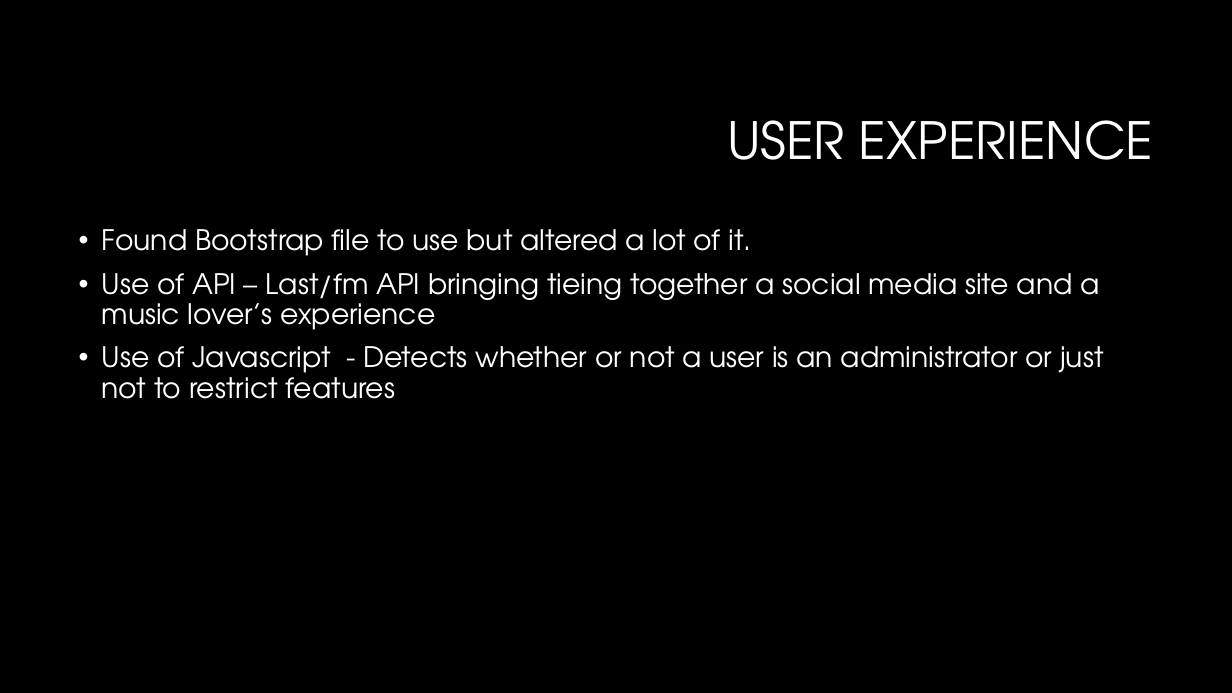
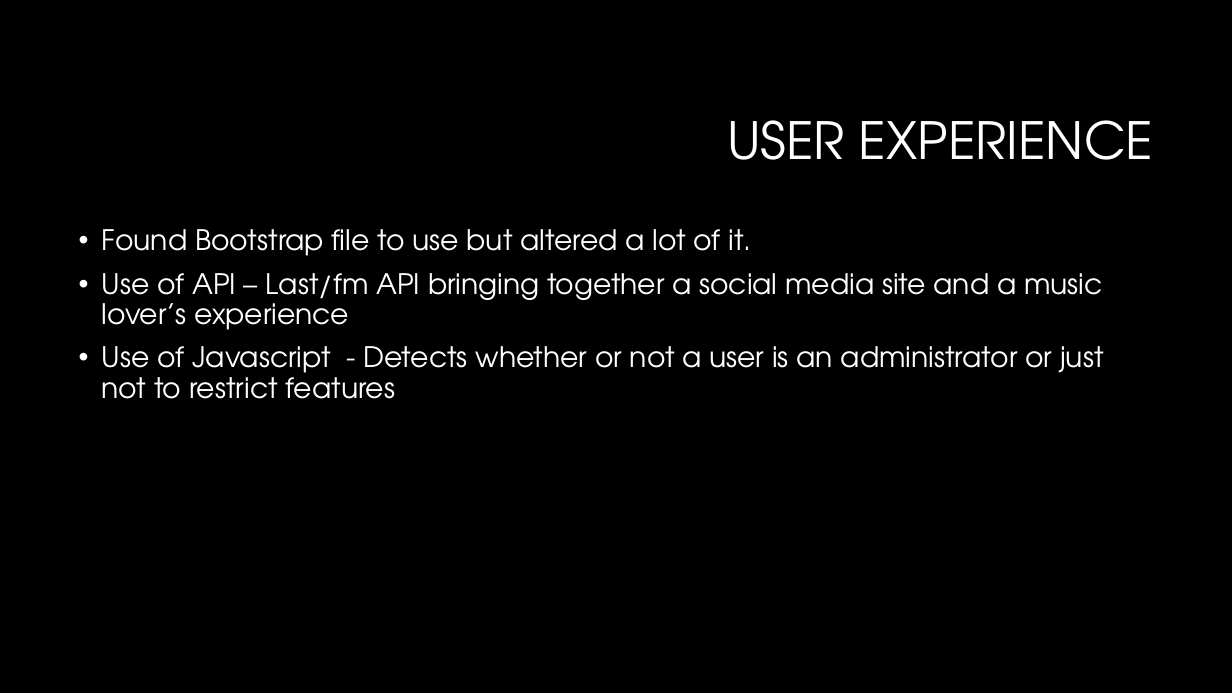
Before and after one commit to Con98/TheSongDb, a slide deck: slide 5 of TheSongDbSite/The Songdb.pptx. Drawn at 1232x693 pixels with LibreOffice and Linux fonts; fonts in the diff are those of the drawing; background and template pictures are left out. Boxes give left, top, right and bottom in pixels: in the first picture for what was removed or moved away, otherwise in the second. Text is boxed around its words. In the diff, an @@ line names an element or a change of style, - is before the commit and + after.

Commit message:
powerpoint

```diff
--- a/TheSongDbSite/The Songdb.pptx
+++ b/TheSongDbSite/The Songdb.pptx
@@ text at [102,273,1102,330]: text changed @@
-• Use of API – Last/fm API bringing tieing together a social media site and a music lover’s experience
+• Use of API – Last/fm API bringing together a social media site and a music lover’s experience
```
Also in this commit, not shown: 5 other slides changed, 2 slides added, 2 slides removed.
